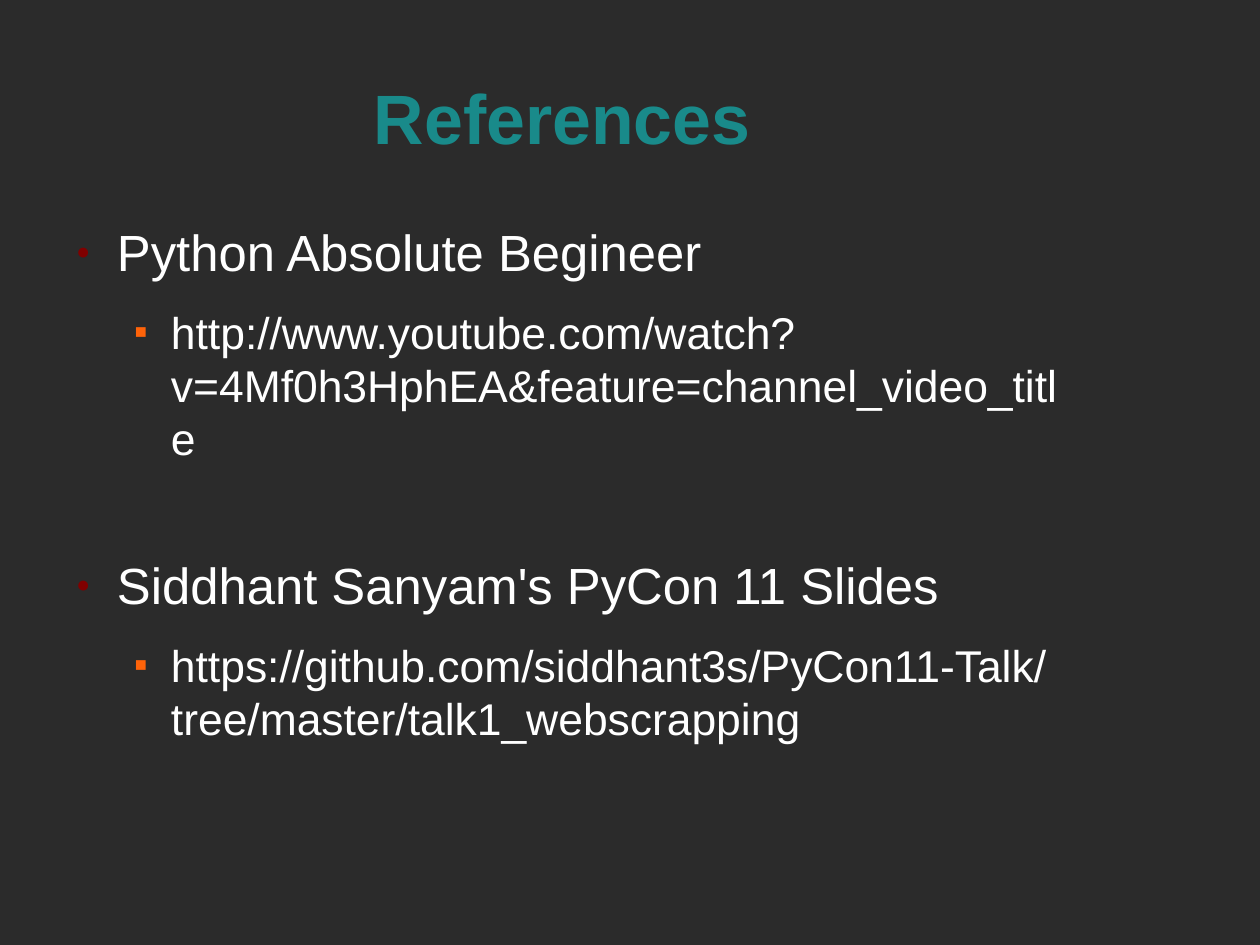
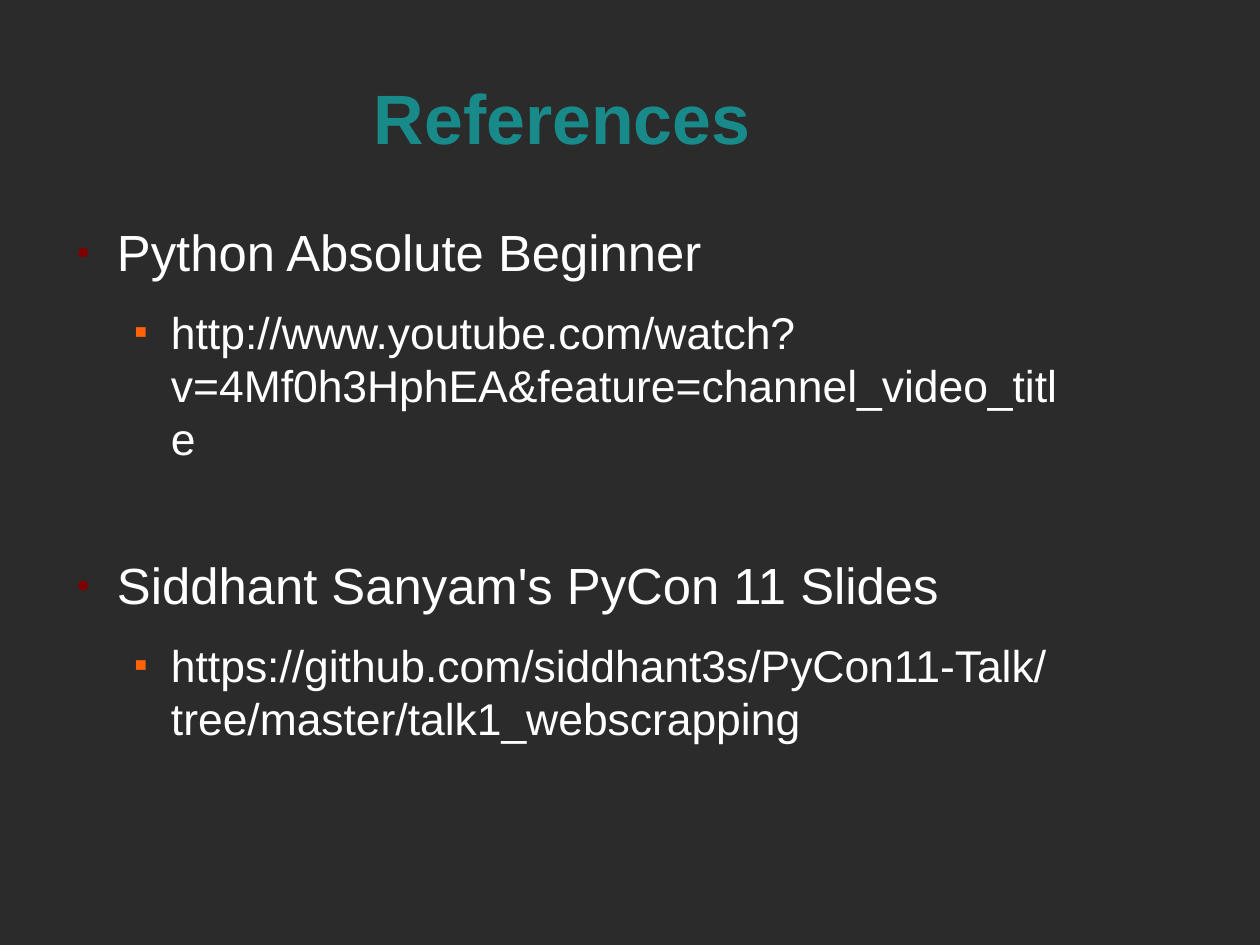
Before and after one commit to firesofmay/Null-Pune-Intro-to-Scraping-Talk-March-2012, a slide deck: slide 37 of Presentation.odp (slide 38 before the commit). Drawn at 1260x945 pixels with LibreOffice and Linux fonts; fonts in the diff are those of the drawing; background and template pictures are left out; a plain dark background stands for a picture behind light text. Boxes give left, top, right and bottom in pixels: in the first picture for what was removed or moved away, otherwise in the second. Text is boxed around its words. In the diff, an @@ line names an element or a change of style, - is before the commit and + after.

Commit message:
Minor Changes

```diff
--- a/Presentation.odp
+++ b/Presentation.odp
@@ text at (x1=117, y1=234, x2=701, y2=282): text changed @@
-● Python Absolute Begineer
+● Python Absolute Beginner
```
Also in this commit, not shown: 2 slides added, 5 slides removed.
